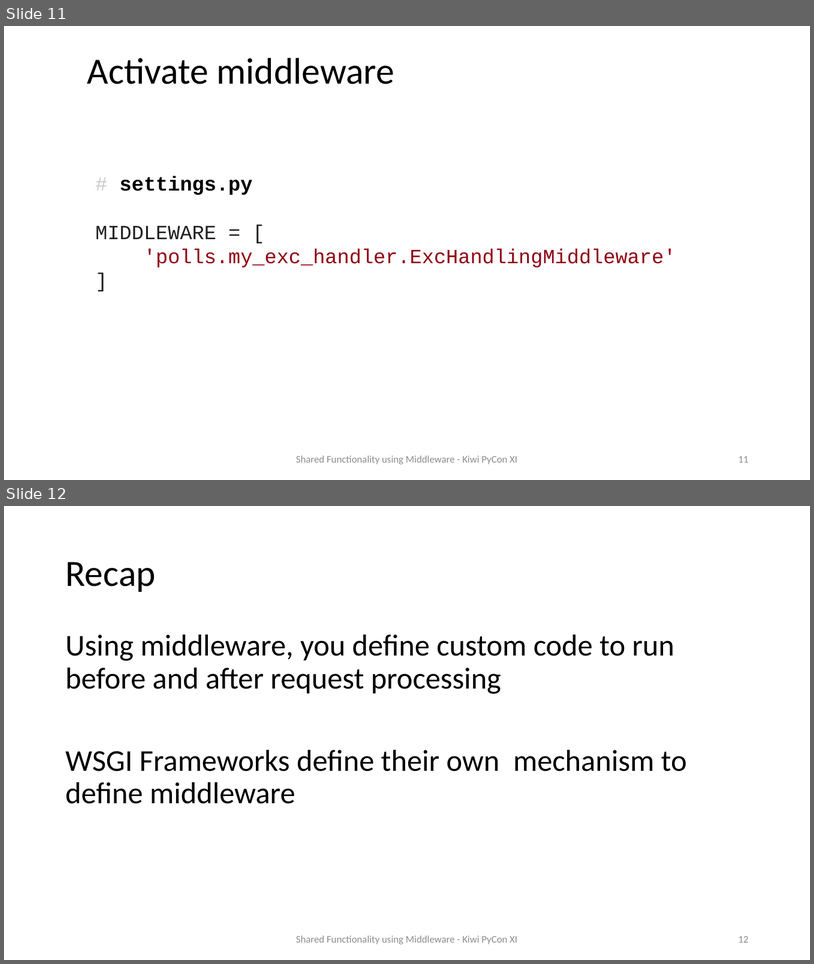
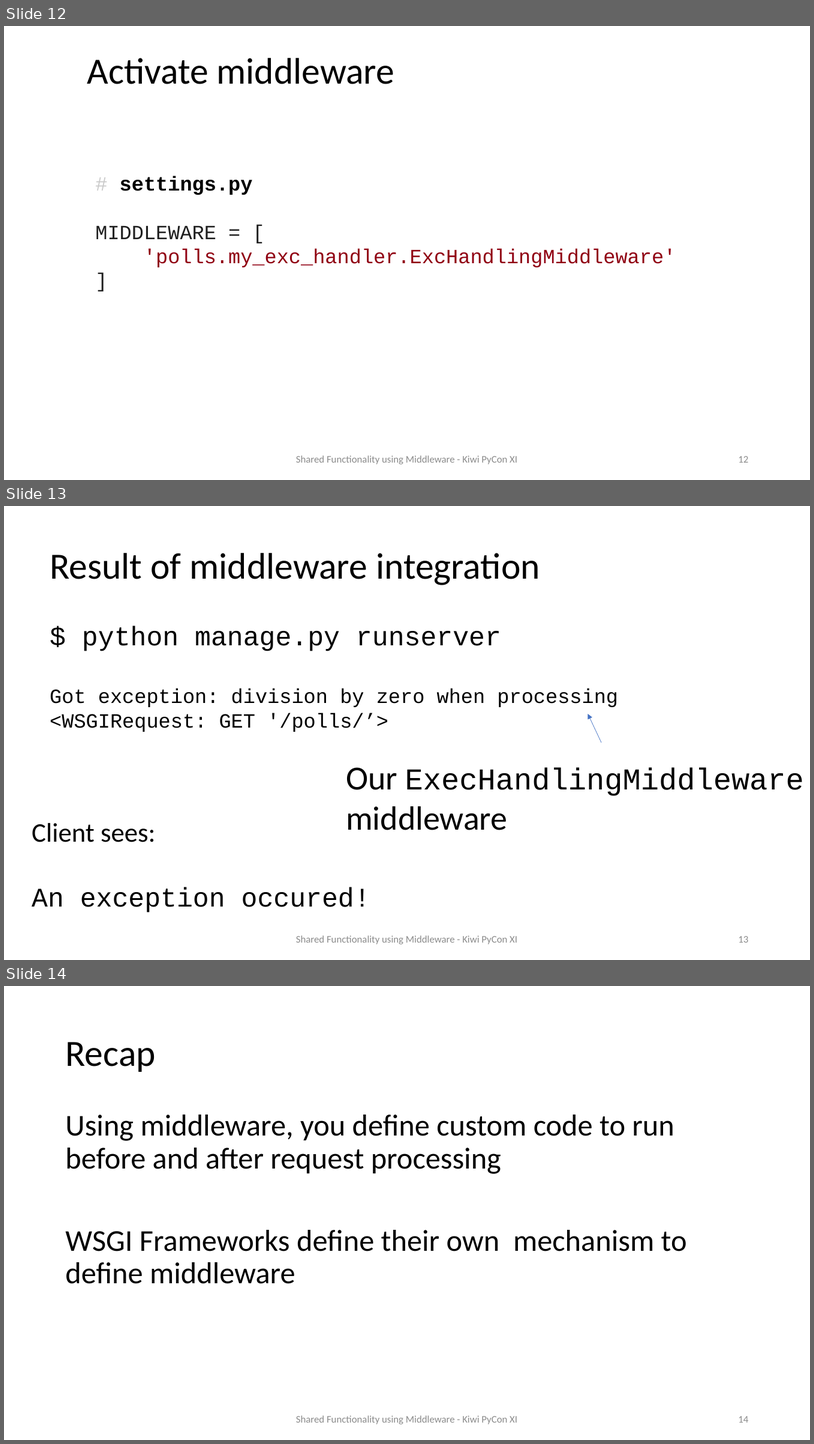
Before and after one commit to prod-python/kiwi-pycon-xi, a slide deck: slides.pptx. Shown one above the other, each under a label of ours: slides 11 and 12 before the commit, slides 12, 13 and 14 after it. The pictures are 814x964 and 814x1444 pixels, drawn with LibreOffice and Linux fonts; fonts in the diff are those of the drawing. Boxes give left, top, right and bottom in pixels: in the first picture for what was removed or moved away, otherwise in the second. Text is boxed around its words. In the diff, an @@ line names an element or a change of style, - is before the commit and + after.

```diff
--- a/slides.pptx
+++ b/slides.pptx
@@ slide 13 added at (4, 506, 810, 960), background #FFFFFF @@
@@ title added at (50, 553, 540, 585), 44 pt, text #000000 @@
+Result of middleware integration
@@ text added at (50, 626, 618, 732), 24 pt, text #000000 @@
+$ python manage.py runserver
+Got exception: division by zero when processing
+<WSGIRequest: GET '/polls/’>
@@ arrow added from (602, 742) to (588, 714), #4472C4 0.5 pt @@
@@ text added at (346, 767, 804, 830), 36 pt, text #000000 @@
+Our ExecHandlingMiddleware
+middleware
@@ text added at (32, 823, 371, 912), 32 pt, text #000000 @@
+Client sees:
+An exception occured!
@@ text added at (296, 935, 518, 944), 12 pt, text #8C8C8C @@
+Shared Functionality using Middleware - Kiwi PyCon XI
@@ page number added at (738, 936, 749, 942), 12 pt, text #8C8C8C @@
+13
@@ what was slide 11 is now slide 12 @@
@@ page number at (738, 456, 749, 462): text changed @@
-11
+12
@@ what was slide 12 is now slide 14 @@
@@ page number at (738, 1416, 749, 1422): text changed @@
-12
+14
```
Also in this commit, not shown: 12 slides changed, 2 other slides added, 4 slides removed, 2 other files.
